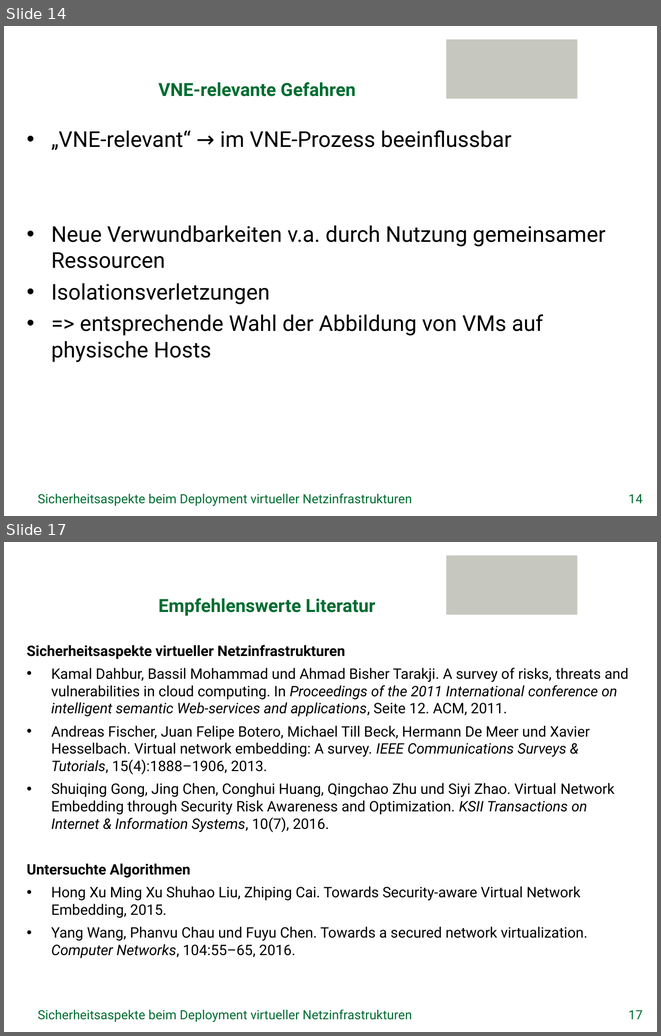
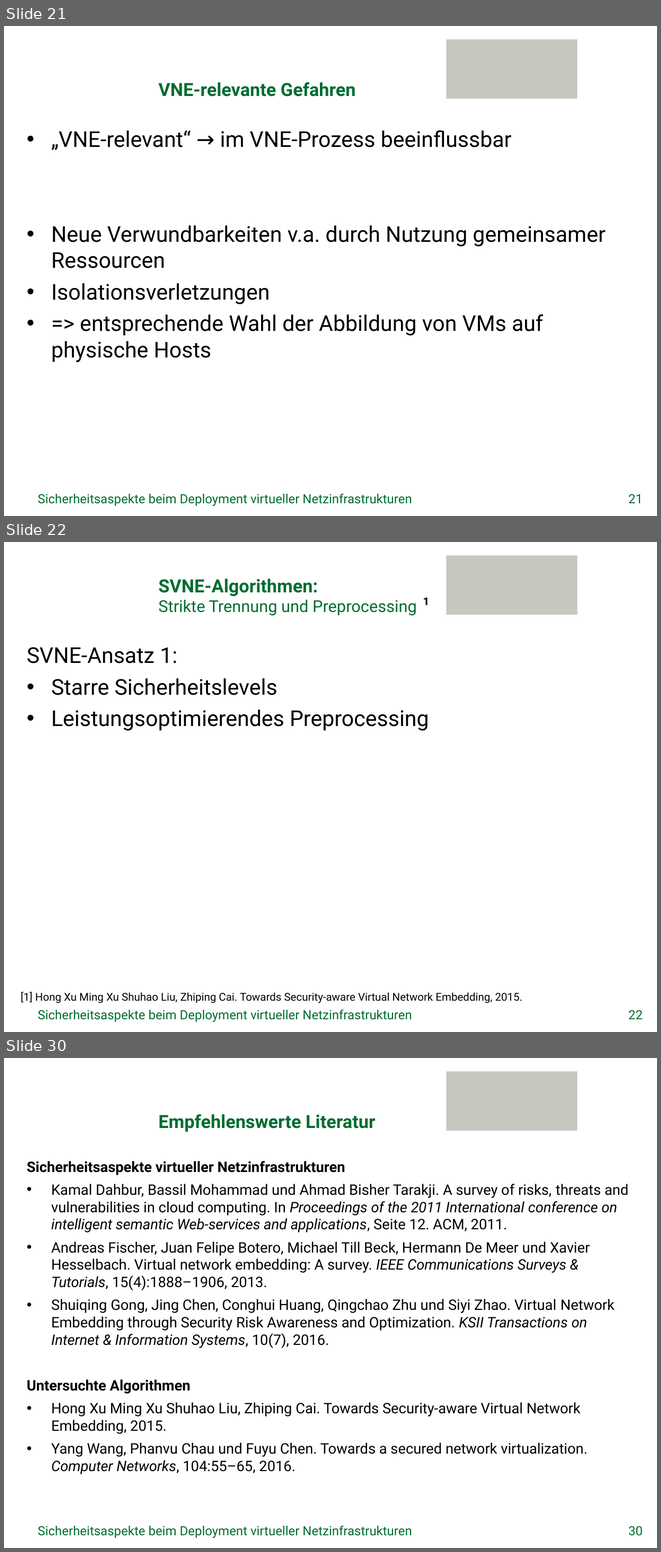
Before and after one commit to GeGroe/timvs, a slide deck: Referat/PowerPoint/TimvS_SVNE.pptx. Shown one above the other, each under a label of ours: slides 14 and 17 before the commit, slides 21, 22 and 30 after it; the slides between them are not shown. The pictures are 661x1036 and 661x1552 pixels, drawn with LibreOffice and Linux fonts; fonts in the diff are those of the drawing; background and template pictures are left out. Boxes give left, top, right and bottom in pixels: in the first picture for what was removed or moved away, otherwise in the second. Text is boxed around its words. In the diff, an @@ line names an element or a change of style, - is before the commit and + after.

```diff
--- a/Referat/PowerPoint/TimvS_SVNE.pptx
+++ b/Referat/PowerPoint/TimvS_SVNE.pptx
@@ slide 22 added at [4,542,657,1032], background picture (left out); not listed: 1 template element that a slide beside it also shows @@
@@ title added at [158,579,417,616], 18 pt, text #006C30 @@
+SVNE-Algorithmen:
+Strikte Trennung und Preprocessing
@@ text added at [423,597,430,605], 12 pt, text #000000, bold @@
+1
@@ text added at [27,647,429,731], 24 pt, text #000000 @@
+SVNE-Ansatz 1:
+• Starre Sicherheitslevels
+• Leistungsoptimierendes Preprocessing
@@ text added at [20,991,522,1003], 12 pt, text #000000 @@
+[1] Hong Xu Ming Xu Shuhao Liu, Zhiping Cai. Towards Security-aware Virtual Network Embedding, 2015.
@@ text added at [38,1009,412,1022], 14 pt, text #006C30 @@
+Sicherheitsaspekte beim Deployment virtueller Netzinfrastrukturen
@@ page number added at [628,1009,643,1019], 14 pt, text #006C30 @@
+22
@@ what was slide 14 is now slide 21 @@
@@ page number at [628,493,643,503]: text changed @@
-14
+21
@@ what was slide 17 is now slide 30 @@
@@ page number at [628,1525,643,1536]: text changed @@
-17
+30
```
Also in this commit, not shown: 3 slides changed, 12 other slides added, 1 other file.
